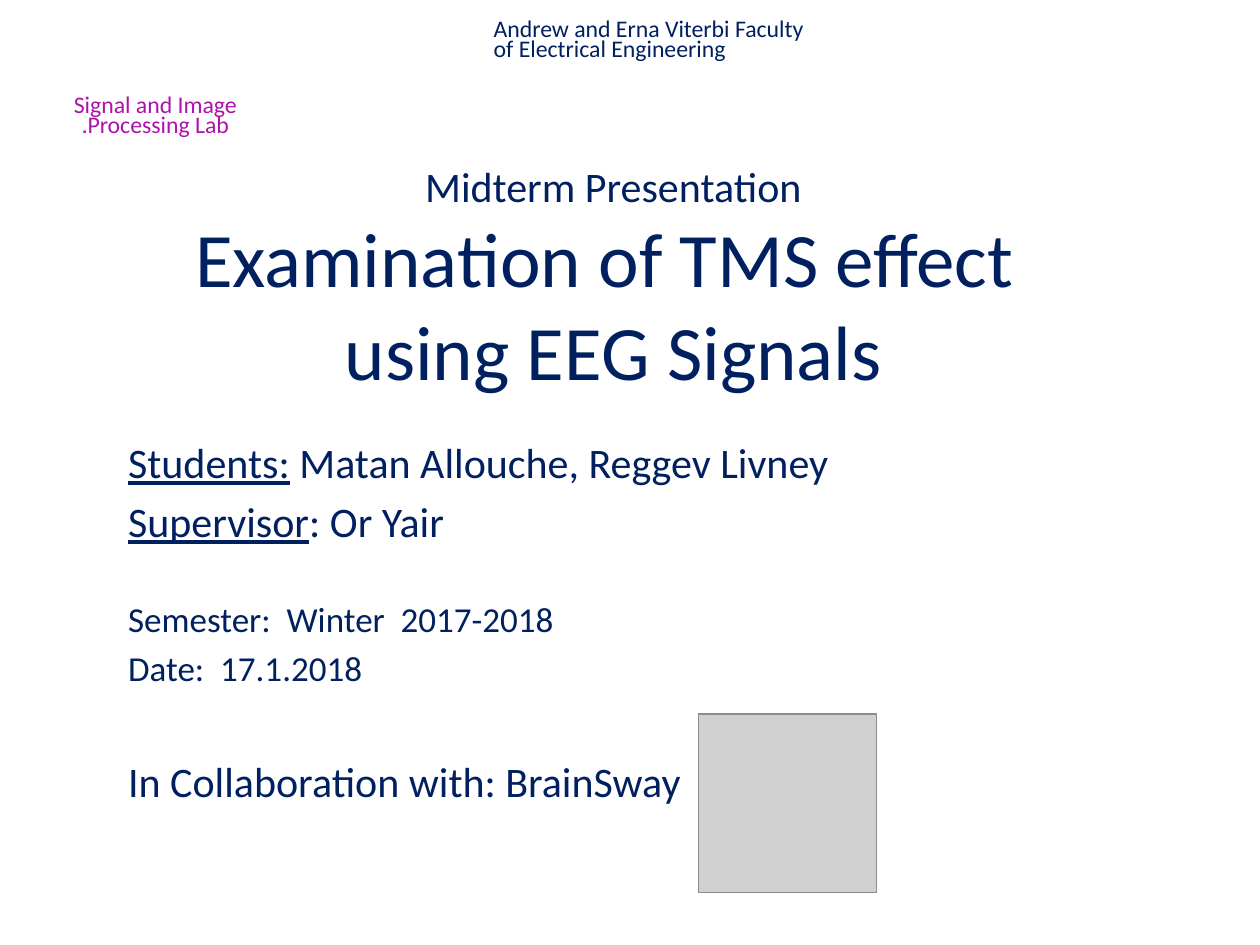
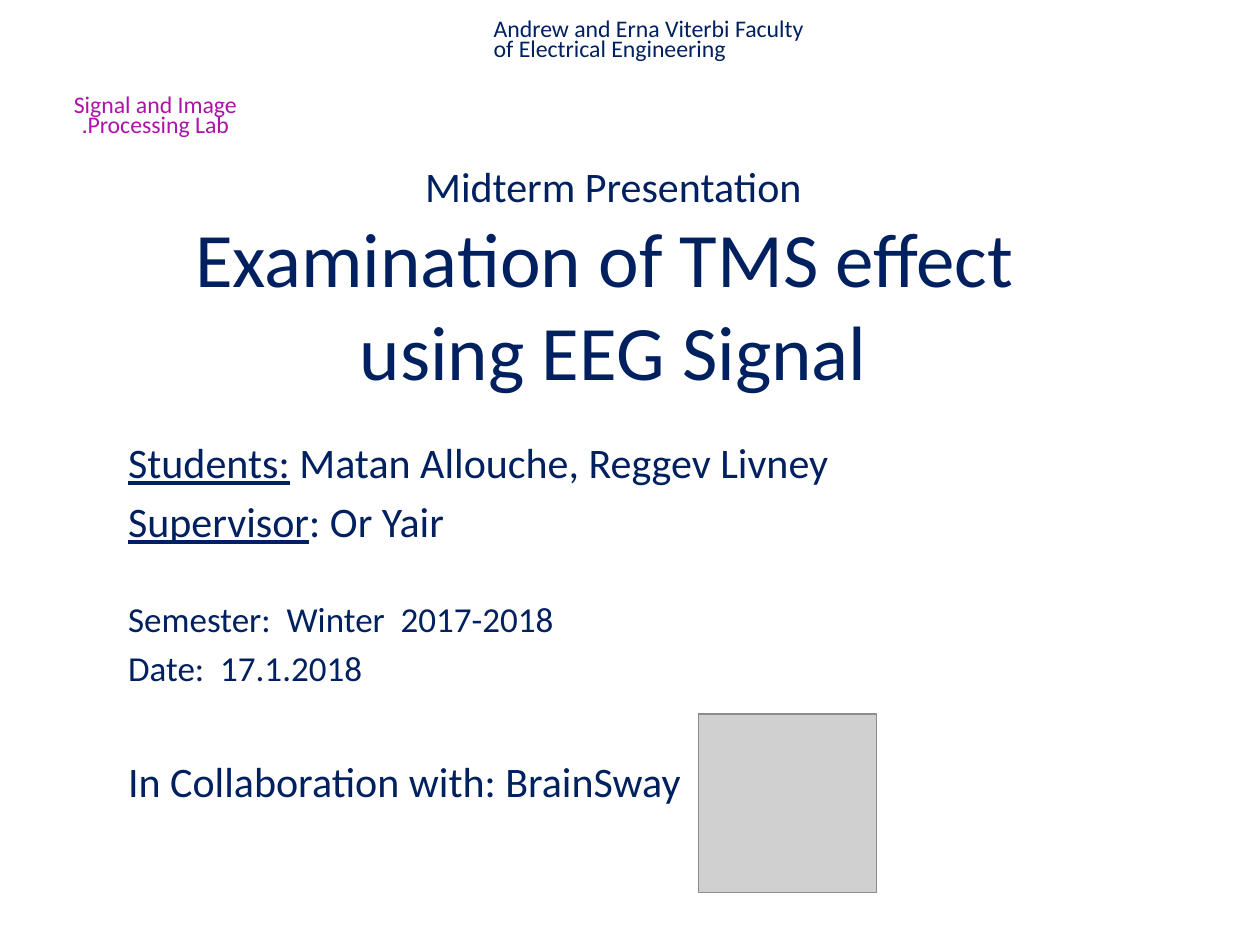
Before and after one commit to reggevlivney/BrainSway, a slide deck: slide 1 of Project_Midterm_Presentation.pptx. Drawn at 1260x945 pixels with LibreOffice and Linux fonts; fonts in the diff are those of the drawing; grey boxes stand for pictures; background and template pictures are left out. Boxes give left, top, right and bottom in pixels: in the first picture for what was removed or moved away, otherwise in the second. Text is boxed around its words. In the diff, an @@ line names an element or a change of style, - is before the commit and + after.

```diff
--- a/Project_Midterm_Presentation.pptx
+++ b/Project_Midterm_Presentation.pptx
@@ title at <box>195,172,1013,394</box>: text changed @@
-Midterm Presentation
-Examination of TMS effect
-using EEG Signals
+Midterm Presentation
+Examination of TMS effect
+using EEG Signal
```
Also in this commit, not shown: 13 other slides changed, 2 slides added, 3 slides removed.
